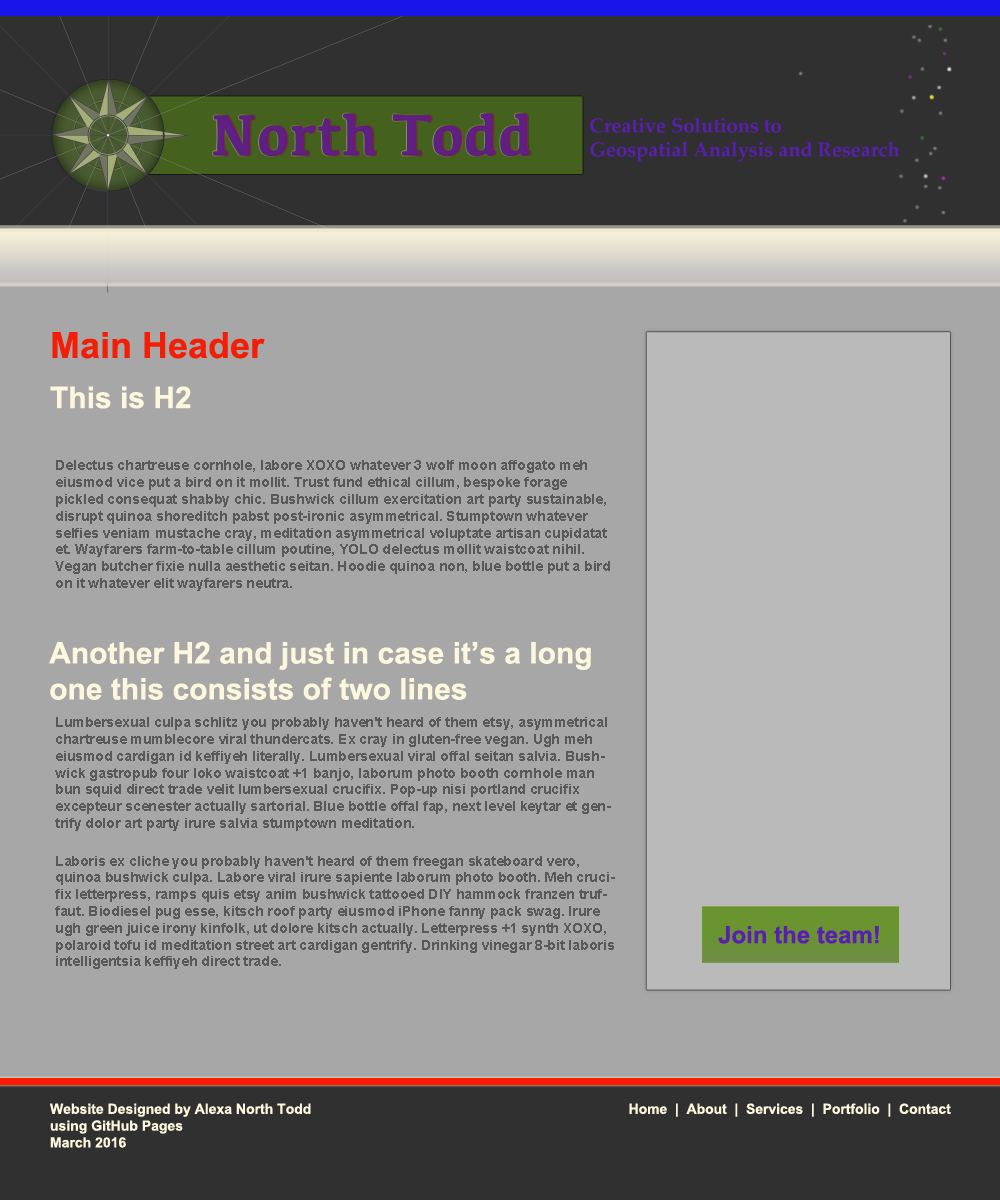
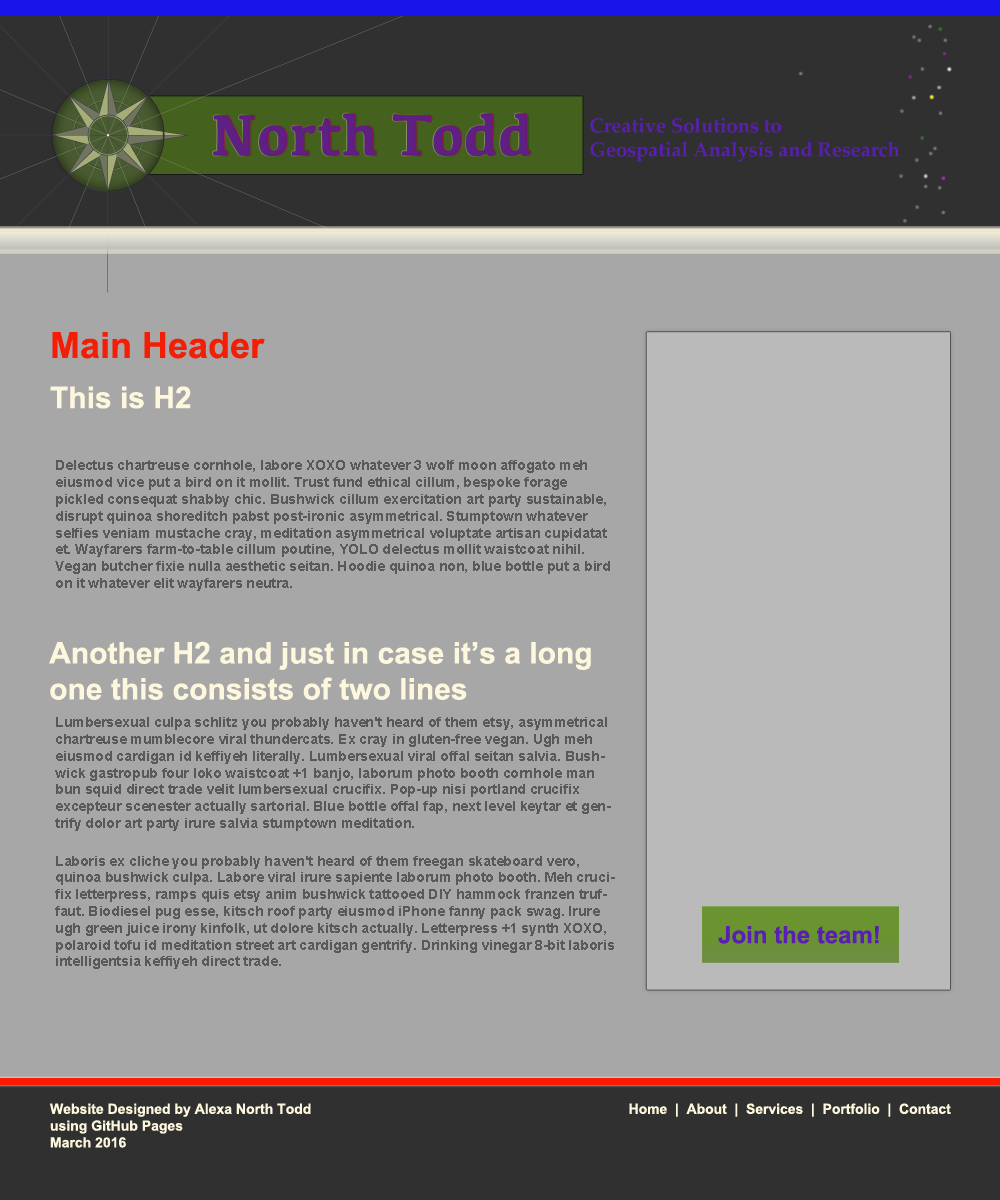
Layers edited between the first and the second 1000×1200 image:
painted on "Shape 11 copy" over [0, 249, 1000, 283]
painted on "Shape 11" over [0, 225, 1000, 287]
